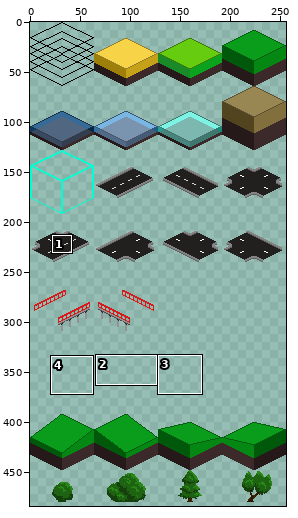
Edited in one commit: sprite sheet (internal/ui/assets/geo-spritesheet.png). Above: a wide view before the commit, with the close-up outlined.
Close-up. Old version:
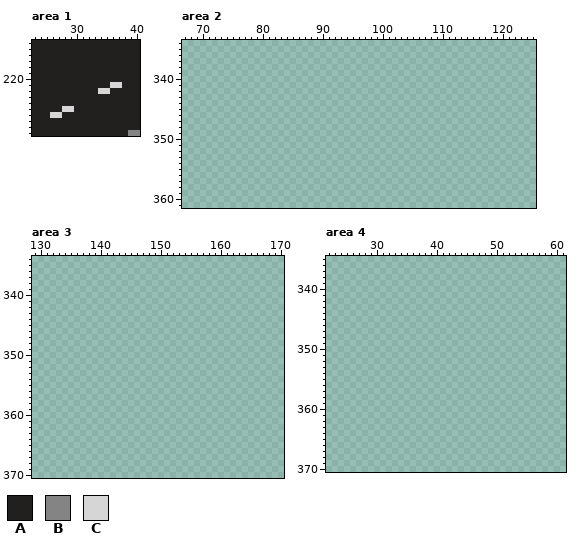
The file is 256x448 pixels. Colours within 5 levels of each other are drawn and written as one. Shown: area 1: x 23..40, y 214..229; area 2: x 67..125, y 334..361; area 3: x 129..170, y 334..370; area 4: x 22..61, y 335..370. The old version is drawn lined up with the new one. The wide view leaves out empty margins. The commit also changed other parts of the picture, which this record leaves out.
Palette (. is transparent): A #221f1f  B #858484  C #d7d6d6
Pixels before, area 1, first column x 23:
214 AAAAAAAAAAAAAAAAAA
215 AAAAAAAAAAAAAAAAAA
216 AAAAAAAAAAAAAAAAAA
217 AAAAAAAAAAAAAAAAAA
218 AAAAAAAAAAAAAAAAAA
219 AAAAAAAAAAAAAAAAAA
220 AAAAAAAAAAAAAAAAAA
221 AAAAAAAAAAAAACCAAA
222 AAAAAAAAAAACCAAAAA
223 AAAAAAAAAAAAAAAAAA
224 AAAAAAAAAAAAAAAAAA
225 AAAAACCAAAAAAAAAAA
226 AAACCAAAAAAAAAAAAA
227 AAAAAAAAAAAAAAAAAA
228 AAAAAAAAAAAAAAAAAA
229 AAAAAAAAAAAAAAAABB
The same view after the edit:
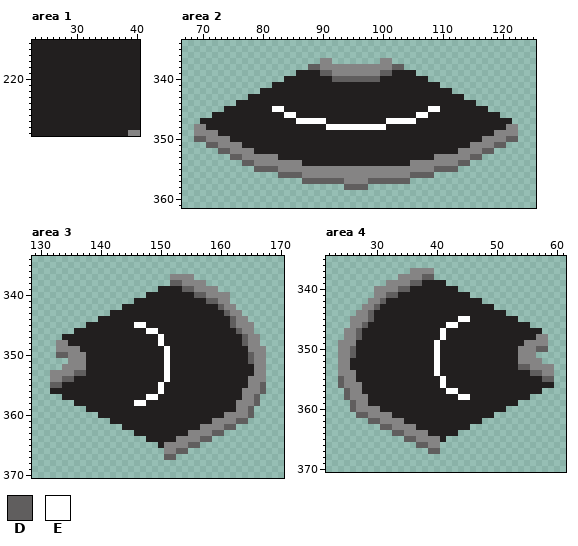
Colours new in this view: D #605e5e  E #ffffff
Edits made:
canvas 256x448 -> 256x512; drawings rearranged on the sheet (the old picture shows each at its new place)
Changed rows in their new state; - is an unchanged pixel.
Area 1:
first column x 26:
221 ----------AA
222 --------AA--
225 --AA--------
226 AA----------
Area 2:
first column x 69:
337 ---------------------BB--------BB---------------------
338 -------------------DDBBBBBBBBBBBBDD-------------------
339 -----------------AAAADDBBBBBBBBDDAAAA-----------------
340 ---------------AAAAAAAADDDDDDDDAAAAAAAA---------------
341 -------------AAAAAAAAAAAAAAAAAAAAAAAAAAAA-------------
342 -----------AAAAAAAAAAAAAAAAAAAAAAAAAAAAAAAA-----------
343 ---------AAAAAAAAAAAAAAAAAAAAAAAAAAAAAAAAAAAA---------
344 -------AAAAAAAAAAAAAAAAAAAAAAAAAAAAAAAAAAAAAAAA-------
345 -----AAAAAAAAEEAAAAAAAAAAAAAAAAAAAAAAAAEEAAAAAAAA-----
346 ---AAAAAAAAAAAAEEAAAAAAAAAAAAAAAAAAAAEEAAAAAAAAAAAA---
347 -AAAAAAAAAAAAAAAAEEEEEAAAAAAAAAAEEEEEAAAAAAAAAAAAAAAA-
348 BBAAAAAAAAAAAAAAAAAAAAEEEEEEEEEEAAAAAAAAAAAAAAAAAAAABB
349 BBBBAAAAAAAAAAAAAAAAAAAAAAAAAAAAAAAAAAAAAAAAAAAAAABBBB
350 DDBBBBAAAAAAAAAAAAAAAAAAAAAAAAAAAAAAAAAAAAAAAAAABBBBDD
351 --DDBBBBAAAAAAAAAAAAAAAAAAAAAAAAAAAAAAAAAAAAAABBBBDD--
352 ----DDBBBBAAAAAAAAAAAAAAAAAAAAAAAAAAAAAAAAAABBBBDD----
353 ------DDBBBBBBAAAAAAAAAAAAAAAAAAAAAAAAAABBBBBBDD------
354 --------DDBBBBBBBBAAAAAAAAAAAAAAAAAABBBBBBBBDD--------
355 ----------DDDDBBBBBBBBBBBBBBBBBBBBBBBBBBDDDD----------
356 --------------DDDDBBBBBBBBBBBBBBBBBBDDDD--------------
357 ------------------DDDDDDDBBBBDDDDDDD------------------
358 -------------------------DDDD-------------------------
Area 3:
first column x 132:
337 --------------------BBBB------------
338 --------------------DDBBBB----------
339 ------------------AAAADDBBBB--------
340 ----------------AAAAAAAADDBBBB------
341 --------------AAAAAAAAAAAADDBB------
342 ------------AAAAAAAAAAAAAAAADBB-----
343 ----------AAAAAAAAAAAAAAAAAAADBB----
344 --------AAAAAAAAAAAAAAAAAAAAAADBB---
345 ------AAAAAAAAEEAAAAAAAAAAAAAADBBB--
346 ----AAAAAAAAAAAAEEAAAAAAAAAAAAADBB--
347 --AAAAAAAAAAAAAAAAEAAAAAAAAAAAAADBB-
348 -BBAAAAAAAAAAAAAAAEAAAAAAAAAAAAADBB-
349 -BBBBAAAAAAAAAAAAAAEAAAAAAAAAAAAABBB
350 -DDBBBAAAAAAAAAAAAAEAAAAAAAAAAAAADBB
351 ---BBBAAAAAAAAAAAAAEAAAAAAAAAAAAADBB
352 --BBBBAAAAAAAAAAAAAEAAAAAAAAAAAAAABB
353 BBBBDDAAAAAAAAAAAAAEAAAAAAAAAAAAAABB
354 BBDDAAAAAAAAAAAAAAAEAAAAAAAAAAAAABBB
355 DDAAAAAAAAAAAAAAAAEAAAAAAAAAAAAAABBD
356 AAAAAAAAAAAAAAAAAAEAAAAAAAAAAAAABBBD
357 --AAAAAAAAAAAAAAEEAAAAAAAAAAAAAABBD-
358 ----AAAAAAAAAAEEAAAAAAAAAAAAAAABBBD-
359 ------AAAAAAAAAAAAAAAAAAAAAAAAABBD--
360 --------AAAAAAAAAAAAAAAAAAAAABBBBD--
361 ----------AAAAAAAAAAAAAAAAABBBBDD---
362 ------------AAAAAAAAAAAAABBBBDD-----
363 --------------AAAAAAAAABBBBDD-------
364 ----------------AAAAABBBBDD---------
365 ------------------ABBBBDD-----------
366 -------------------BBDD-------------
367 -------------------DD---------------
Area 4:
first column x 24:
337 ------------BBBB--------------------
338 ----------BBBBDD--------------------
339 --------BBBBDDAAAA------------------
340 ------BBBBDDAAAAAAAA----------------
341 ------BBDDAAAAAAAAAAAA--------------
342 -----BBDAAAAAAAAAAAAAAAA------------
343 ----BBDAAAAAAAAAAAAAAAAAAA----------
344 ---BBDAAAAAAAAAAAAAAAAAAAAAA--------
345 --BBBDAAAAAAAAAAAAAAEEAAAAAAAA------
346 --BBDAAAAAAAAAAAAAEEAAAAAAAAAAAA----
347 -BBDAAAAAAAAAAAAAEAAAAAAAAAAAAAAAA--
348 -BBDAAAAAAAAAAAAAEAAAAAAAAAAAAAAABB-
349 BBBAAAAAAAAAAAAAEAAAAAAAAAAAAAABBBB-
350 BBDAAAAAAAAAAAAAEAAAAAAAAAAAAABBBDD-
351 BBDAAAAAAAAAAAAAEAAAAAAAAAAAAABBB---
352 BBAAAAAAAAAAAAAAEAAAAAAAAAAAAABBBB--
353 BBAAAAAAAAAAAAAAEAAAAAAAAAAAAADDBBBB
354 BBBAAAAAAAAAAAAAEAAAAAAAAAAAAAAADDBB
355 DBBAAAAAAAAAAAAAAEAAAAAAAAAAAAAAAADD
356 DBBBAAAAAAAAAAAAAEAAAAAAAAAAAAAAAAAA
357 -DBBAAAAAAAAAAAAAAEEAAAAAAAAAAAAAA--
358 -DBBBAAAAAAAAAAAAAAAEEAAAAAAAAAA----
359 --DBBAAAAAAAAAAAAAAAAAAAAAAAAA------
360 --DBBBBAAAAAAAAAAAAAAAAAAAAA--------
361 ---DDBBBBAAAAAAAAAAAAAAAAA----------
362 -----DDBBBBAAAAAAAAAAAAA------------
363 -------DDBBBBAAAAAAAAA--------------
364 ---------DDBBBBAAAAA----------------
365 -----------DDBBBBA------------------
366 -------------DDBB-------------------
367 ---------------DD-------------------
Changed places in both close-ups, as pixel boxes (x1, y1, x2, y2):
changed: (50, 82, 122, 118)
added: (194, 58, 518, 190)
added: (50, 274, 266, 460)
added: (338, 268, 554, 454)
